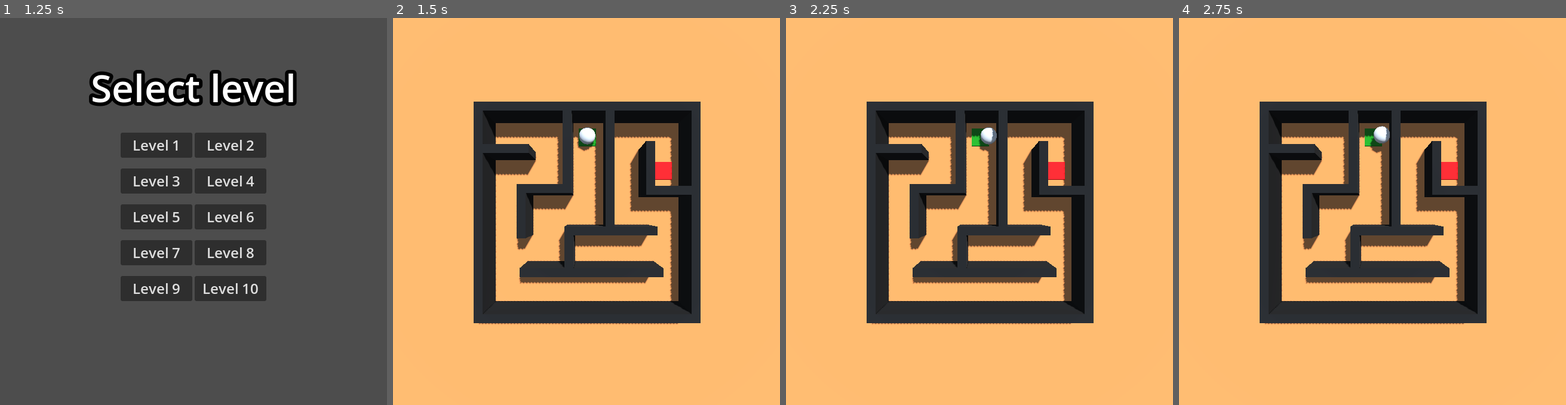
Above: before the commit, frames 1-4 (left to right).
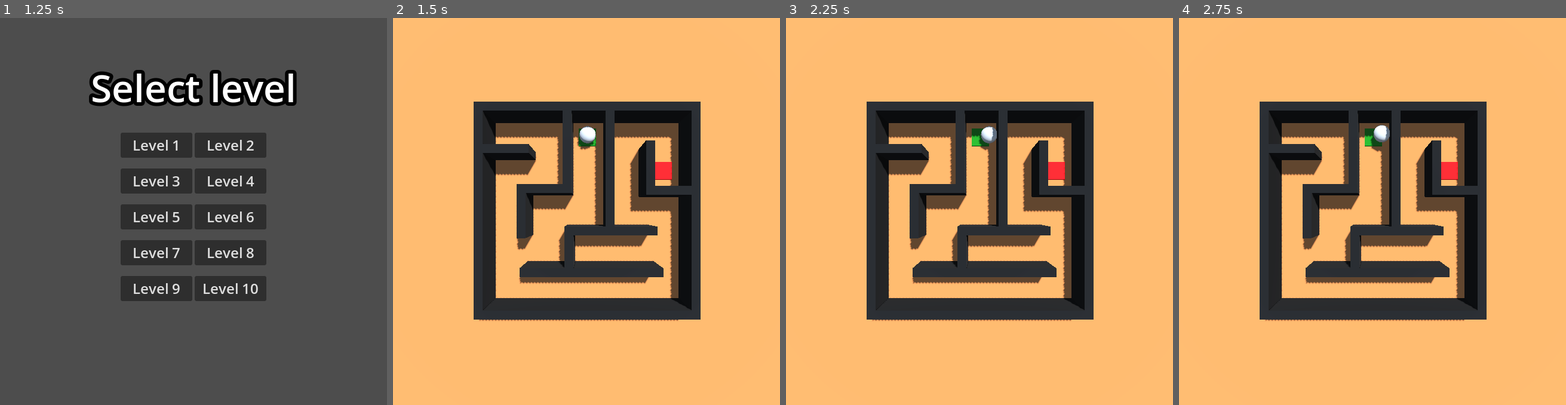
Above: after the commit, the same moments.

Repository: tautminas/sphere-in-a-maze
Game: Godot game, scene res://Menu/main_menu.tscn
The game is run twice, just before and just after one commit, with the same random seed, the same clock (stepped at 60 frames per second) and the same inputs.
Inputs:
- Up to frame 1 (1.25 s): click "Start Game" at 0.5 s
- Up to frame 2 (1.5 s): click "Level 1" at 1.25 s
- Up to frame 3 (2.25 s): tap Enter at 2 s; hold Right (right) from 2.03 s (still down)
- Up to frame 4 (2.75 s): keep holding Right (right); tap Space (jump) at 2.27 s

Frame 1 is identical in both runs. In frame 2, 1.2% of the frame differs, in the area x 20-80%, y 27-80%; in frame 3, 1.2%; in frame 4, 1.2%.

Commit message:
Beautify the maze of first three levels

Diff:
--- a/Level/level_1.tscn
+++ b/Level/level_1.tscn
@@ -73,7 +73,7 @@
 transform = Transform3D(1, 0, 0, 0, -4.37114e-08, 1, 0, -1, -4.37114e-08, 0, 16, 0)
 
 [node name="Player" parent="." instance=ExtResource("1_ouy0f")]
-transform = Transform3D(1, 0, 0, 0, 1, 0, 0, 0, 1, 0.046, 0.6, -4.617)
+transform = Transform3D(1, 0, 0, 0, 1, 0, 0, 0, 1, 0.067, 0.6, -4.68)
 
 [node name="MazeImage" type="Sprite3D" parent="."]
 transform = Transform3D(15, 0, 0, 0, -6.55671e-07, -15, 0, 15, -6.55671e-07, 0, 0.5, 0)
@@ -101,13 +101,13 @@
 material = SubResource("StandardMaterial3D_2ppxr")
 
 [node name="Wall12" type="CSGBox3D" parent="Walls"]
-transform = Transform3D(1, 0, 0, 0, 1, 0, 0, 0, 1, -3.6231, 1, -0.0156798)
+transform = Transform3D(1, 0, 0, 0, 1, 0, 0, 0, 1, -3.6231, 1, -0.0228226)
 use_collision = true
 size = Vector3(0.5, 2, 3)
 material = SubResource("StandardMaterial3D_2ppxr")
 
 [node name="Wall13" type="CSGBox3D" parent="Walls"]
-transform = Transform3D(1, 0, 0, 0, 1, 0, 0, 0, 1, 3.55848, 1, -2.41432)
+transform = Transform3D(1, 0, 0, 0, 1, 0, 0, 0, 1, 3.55848, 1, -2.44836)
 use_collision = true
 size = Vector3(0.5, 2, 3)
 material = SubResource("StandardMaterial3D_2ppxr")
@@ -125,15 +125,15 @@
 material = SubResource("StandardMaterial3D_lee3d")
 
 [node name="Wall3" type="CSGBox3D" parent="Walls"]
-transform = Transform3D(-4.37114e-08, 0, 1, 0, 1, 0, -1, 0, -4.37114e-08, 0.0170627, 1, 5.95052)
+transform = Transform3D(-4.37114e-08, 0, 1, 0, 1, 0, -1, 0, -4.37114e-08, 0.0535796, 1, 5.74264)
 use_collision = true
-size = Vector3(0.5, 2, 12.6)
+size = Vector3(0.5, 2, 12.5)
 material = SubResource("StandardMaterial3D_svvog")
 
 [node name="Wall4" type="CSGBox3D" parent="Walls"]
 transform = Transform3D(-4.37114e-08, 0, 1, 0, 1, 0, -1, 0, -4.37114e-08, 0.0347297, 1, -5.85)
 use_collision = true
-size = Vector3(0.5, 2, 12.6)
+size = Vector3(0.5, 2, 12.62)
 material = SubResource("StandardMaterial3D_67d5s")
 
 [node name="Wall5" type="CSGBox3D" parent="Walls"]
--- a/Level/level_2.tscn
+++ b/Level/level_2.tscn
@@ -44,13 +44,13 @@
 material = SubResource("StandardMaterial3D_0q7et")
 
 [node name="StartPad" type="CSGBox3D" parent="."]
-transform = Transform3D(1, 0, 0, 0, 1, 0, 0, 0, 1, 0.87179, 0.05, -6.436)
+transform = Transform3D(1, 0, 0, 0, 1, 0, 0, 0, 1, 1.20909, 0.05, -6.14891)
 use_collision = true
 size = Vector3(1.1, 0.1, 1.1)
 material = SubResource("StandardMaterial3D_hvt0v")
 
 [node name="EndPad" type="CSGBox3D" parent="." groups=["Goal"]]
-transform = Transform3D(1, 0, 0, 0, 1, 0, 0, 0, 1, -1.12837, 0.05, 6.32006)
+transform = Transform3D(1, 0, 0, 0, 1, 0, 0, 0, 1, -1.30473, 0.05, 5.79518)
 use_collision = true
 size = Vector3(1.1, 0.1, 1.1)
 material = SubResource("StandardMaterial3D_4n4e1")
@@ -61,7 +61,7 @@
 transform = Transform3D(1, 0, 0, 0, -4.37114e-08, 1, 0, -1, -4.37114e-08, 0, 16, 0)
 
 [node name="Player" parent="." instance=ExtResource("2_2dkny")]
-transform = Transform3D(1, 0, 0, 0, 1, 0, 0, 0, 1, 0.863664, 0.6, -6.34691)
+transform = Transform3D(1, 0, 0, 0, 1, 0, 0, 0, 1, 1.209, 0.6, -6.149)
 
 [node name="MazeImage" type="Sprite3D" parent="."]
 transform = Transform3D(15, 0, 0, 0, -6.55671e-07, -15, 0, 15, -6.55671e-07, 0, 0.5, 0)
@@ -77,7 +77,7 @@
 material = SubResource("StandardMaterial3D_2ppxr")
 
 [node name="Wall14" type="CSGBox3D" parent="Walls"]
-transform = Transform3D(1, 0, 0, 0, 1, 0, 0, 0, 1, -4.79361, 1, 0)
+transform = Transform3D(1, 0, 0, 0, 1, 0, 0, 0, 1, -4.79361, 1, 0.0215394)
 use_collision = true
 size = Vector3(0.5, 2, 5.5)
 material = SubResource("StandardMaterial3D_2ppxr")
@@ -95,37 +95,37 @@
 material = SubResource("StandardMaterial3D_2ppxr")
 
 [node name="Wall17" type="CSGBox3D" parent="Walls"]
-transform = Transform3D(1, 0, 0, 0, 1, 0, 0, 0, 1, -0.0146852, 1, -4.70139)
-use_collision = true
-size = Vector3(0.5, 2, 5)
+transform = Transform3D(1, 0, 0, 0, 1, 0, 0, 0, 1, -0.0146852, 1, -4.92766)
+use_collision = true
+size = Vector3(0.5, 2, 5.3)
 material = SubResource("StandardMaterial3D_2ppxr")
 
 [node name="Wall18" type="CSGBox3D" parent="Walls"]
-transform = Transform3D(1, 0, 0, 0, 1, 0, 0, 0, 1, 4.60896, 1, -5.72247)
+transform = Transform3D(1, 0, 0, 0, 1, 0, 0, 0, 1, 4.60896, 1, -5.94718)
 use_collision = true
 size = Vector3(0.5, 2, 3)
 material = SubResource("StandardMaterial3D_2ppxr")
 
 [node name="Wall19" type="CSGBox3D" parent="Walls"]
-transform = Transform3D(1, 0, 0, 0, 1, 0, 0, 0, 1, 4.60896, 1, -0.905546)
+transform = Transform3D(1, 0, 0, 0, 1, 0, 0, 0, 1, 4.60896, 1, -0.934486)
 use_collision = true
 size = Vector3(0.5, 2, 3)
 material = SubResource("StandardMaterial3D_2ppxr")
 
 [node name="Wall20" type="CSGBox3D" parent="Walls"]
-transform = Transform3D(1, 0, 0, 0, 1, 0, 0, 0, 1, 4.60896, 1, 5.7664)
+transform = Transform3D(1, 0, 0, 0, 1, 0, 0, 0, 1, 4.60896, 1, 5.7153)
 use_collision = true
 size = Vector3(0.5, 2, 3)
 material = SubResource("StandardMaterial3D_2ppxr")
 
 [node name="Wall21" type="CSGBox3D" parent="Walls"]
-transform = Transform3D(1, 0, 0, 0, 1, 0, 0, 0, 1, -0.0834937, 1, 5.7664)
+transform = Transform3D(1, 0, 0, 0, 1, 0, 0, 0, 1, -0.0834937, 1, 5.76629)
 use_collision = true
 size = Vector3(0.5, 2, 3)
 material = SubResource("StandardMaterial3D_2ppxr")
 
 [node name="Wall22" type="CSGBox3D" parent="Walls"]
-transform = Transform3D(1, 0, 0, 0, 1, 0, 0, 0, 1, 2.51386, 1.00739, -3.37168)
+transform = Transform3D(1, 0, 0, 0, 1, 0, 0, 0, 1, 2.51386, 1.00739, -3.52983)
 use_collision = true
 size = Vector3(0.5, 2, 3)
 material = SubResource("StandardMaterial3D_2ppxr")
@@ -145,13 +145,13 @@
 [node name="Wall3" type="CSGBox3D" parent="Walls"]
 transform = Transform3D(-4.37114e-08, 0, 1, 0, 1, 0, -1, 0, -4.37114e-08, 0.219312, 1, 7.02109)
 use_collision = true
-size = Vector3(0.5, 2, 14.5)
+size = Vector3(0.5, 2, 14.55)
 material = SubResource("StandardMaterial3D_2ppxr")
 
 [node name="Wall4" type="CSGBox3D" parent="Walls"]
-transform = Transform3D(-4.37114e-08, 0, 1, 0, 1, 0, -1, 0, -4.37114e-08, 0.219312, 1, -7.53304)
-use_collision = true
-size = Vector3(0.5, 2, 14.5)
+transform = Transform3D(-4.37114e-08, 0, 1, 0, 1, 0, -1, 0, -4.37114e-08, 0.23458, 1, -7.48018)
+use_collision = true
+size = Vector3(0.5, 2, 14.56)
 material = SubResource("StandardMaterial3D_2ppxr")
 
 [node name="Wall5" type="CSGBox3D" parent="Walls"]
@@ -161,7 +161,7 @@
 material = SubResource("StandardMaterial3D_2ppxr")
 
 [node name="Wall6" type="CSGBox3D" parent="Walls"]
-transform = Transform3D(-4.37114e-08, 0, 1, 0, 1, 0, -1, 0, -4.37114e-08, -2.41608, 1, 2.51737)
+transform = Transform3D(-4.37114e-08, 0, 1, 0, 1, 0, -1, 0, -4.37114e-08, -2.41608, 1, 2.5193)
 use_collision = true
 size = Vector3(0.5, 2, 5)
 material = SubResource("StandardMaterial3D_2ppxr")
@@ -179,31 +179,31 @@
 material = SubResource("StandardMaterial3D_2ppxr")
 
 [node name="Wall9" type="CSGBox3D" parent="Walls"]
-transform = Transform3D(-4.37114e-08, 0, 1, 0, 1, 0, -1, 0, -4.37114e-08, -1.02389, 1, 4.68434)
+transform = Transform3D(-4.37114e-08, 0, 1, 0, 1, 0, -1, 0, -4.37114e-08, -1.07881, 1, 4.52247)
 use_collision = true
 size = Vector3(0.5, 2, 2.5)
 material = SubResource("StandardMaterial3D_2ppxr")
 
 [node name="Wall10" type="CSGBox3D" parent="Walls"]
-transform = Transform3D(-4.37114e-08, 0, 1, 0, 1, 0, -1, 0, -4.37114e-08, -5.88201, 1, 4.68434)
+transform = Transform3D(-4.37114e-08, 0, 1, 0, 1, 0, -1, 0, -4.37114e-08, -5.75396, 1, 4.68434)
 use_collision = true
 size = Vector3(0.5, 2, 2.5)
 material = SubResource("StandardMaterial3D_2ppxr")
 
 [node name="Wall11" type="CSGBox3D" parent="Walls"]
-transform = Transform3D(-4.37114e-08, 0, 1, 0, 1, 0, -1, 0, -4.37114e-08, -5.88201, 1, -4.75214)
+transform = Transform3D(-4.37114e-08, 0, 1, 0, 1, 0, -1, 0, -4.37114e-08, -5.68789, 1, -4.75214)
 use_collision = true
 size = Vector3(0.5, 2, 2.5)
 material = SubResource("StandardMaterial3D_2ppxr")
 
 [node name="Wall12" type="CSGBox3D" parent="Walls"]
-transform = Transform3D(-4.37114e-08, 0, 1, 0, 1, 0, -1, 0, -4.37114e-08, 1.15422, 1, 0.258314)
+transform = Transform3D(-4.37114e-08, 0, 1, 0, 1, 0, -1, 0, -4.37114e-08, 1.20756, 1, 0.258314)
 use_collision = true
 size = Vector3(0.5, 2, 2.5)
 material = SubResource("StandardMaterial3D_2ppxr")
 
 [node name="Wall13" type="CSGBox3D" parent="Walls"]
-transform = Transform3D(-4.37114e-08, 0, 1, 0, 1, 0, -1, 0, -4.37114e-08, -1.13721, 1, -2.53655)
-use_collision = true
-size = Vector3(0.5, 2, 2.5)
-material = SubResource("StandardMaterial3D_2ppxr")
+transform = Transform3D(-4.37114e-08, 0, 1, 0, 1, 0, -1, 0, -4.37114e-08, -1.15787, 1, -2.52798)
+use_collision = true
+size = Vector3(0.5, 2, 2.77)
+material = SubResource("StandardMaterial3D_2ppxr")
--- a/Level/level_3.tscn
+++ b/Level/level_3.tscn
@@ -44,13 +44,13 @@
 material = SubResource("StandardMaterial3D_0q7et")
 
 [node name="StartPad" type="CSGBox3D" parent="."]
-transform = Transform3D(1, 0, 0, 0, 1, 0, 0, 0, 1, -0.00539818, 0.05, -7.50386)
+transform = Transform3D(1, 0, 0, 0, 1, 0, 0, 0, 1, 0.0727392, 0.05, -7.25533)
 use_collision = true
 size = Vector3(1.1, 0.1, 1.1)
 material = SubResource("StandardMaterial3D_hvt0v")
 
 [node name="EndPad" type="CSGBox3D" parent="." groups=["Goal"]]
-transform = Transform3D(1, 0, 0, 0, 1, 0, 0, 0, 1, -0.015, 0.05, 7.345)
+transform = Transform3D(1, 0, 0, 0, 1, 0, 0, 0, 1, -0.015, 0.05, 7.15712)
 use_collision = true
 size = Vector3(1.1, 0.1, 1.1)
 material = SubResource("StandardMaterial3D_4n4e1")
@@ -61,7 +61,7 @@
 transform = Transform3D(1, 0, 0, 0, -4.37114e-08, 1, 0, -1, -4.37114e-08, 0, 16, 0)
 
 [node name="Player" parent="." instance=ExtResource("2_a8f8f")]
-transform = Transform3D(1, 0, 0, 0, 1, 0, 0, 0, 1, 0.046, 0.6, -7.40963)
+transform = Transform3D(1, 0, 0, 0, 1, 0, 0, 0, 1, 0.073, 0.6, -7.255)
 
 [node name="MazeImage" type="Sprite3D" parent="."]
 transform = Transform3D(15, 0, 0, 0, -6.55671e-07, -15, 0, 15, -6.55671e-07, 0, 0.5, 0)
@@ -71,27 +71,27 @@
 [node name="Walls" type="Node" parent="."]
 
 [node name="Wall1" type="CSGBox3D" parent="Walls"]
-transform = Transform3D(1, 0, 0, 0, 1, 0, 0, 0, 1, -8.54858, 1.007, -0.0797756)
-use_collision = true
-size = Vector3(0.5, 2, 17)
+transform = Transform3D(1, 0, 0, 0, 1, 0, 0, 0, 1, -8.50558, 1.007, -0.0797756)
+use_collision = true
+size = Vector3(0.5, 2, 16.95)
 material = SubResource("StandardMaterial3D_2ppxr")
 
 [node name="Wall5" type="CSGBox3D" parent="Walls"]
-transform = Transform3D(-4.37114e-08, 0, 1, 0, 1, 0, -1, 0, -4.37114e-08, 0.0659704, 1.007, -8.36559)
-use_collision = true
-size = Vector3(0.5, 2, 17)
+transform = Transform3D(-4.37114e-08, 0, 1, 0, 1, 0, -1, 0, -4.37114e-08, 0.052, 1, -8.313)
+use_collision = true
+size = Vector3(0.5, 2, 17.2)
 material = SubResource("StandardMaterial3D_2ppxr")
 
 [node name="Wall6" type="CSGBox3D" parent="Walls"]
-transform = Transform3D(-4.37114e-08, 0, 1, 0, 1, 0, -1, 0, -4.37114e-08, 0.0659704, 1.007, 8.31262)
-use_collision = true
-size = Vector3(0.5, 2, 17)
+transform = Transform3D(-4.37114e-08, 0, 1, 0, 1, 0, -1, 0, -4.37114e-08, -0.059, 1, 8.313)
+use_collision = true
+size = Vector3(0.5, 2, 17.4)
 material = SubResource("StandardMaterial3D_2ppxr")
 
 [node name="Wall7" type="CSGBox3D" parent="Walls"]
-transform = Transform3D(-4.37114e-08, 0, 1, 0, 1, 0, -1, 0, -4.37114e-08, 2.44806, 1.007, 0.974473)
-use_collision = true
-size = Vector3(0.5, 2, 6.92969)
+transform = Transform3D(-4.37114e-08, 0, 1, 0, 1, 0, -1, 0, -4.37114e-08, 2.355, 1, 0.97)
+use_collision = true
+size = Vector3(0.5, 2, 7)
 material = SubResource("StandardMaterial3D_2ppxr")
 
 [node name="Wall8" type="CSGBox3D" parent="Walls"]
@@ -107,25 +107,25 @@
 material = SubResource("StandardMaterial3D_2ppxr")
 
 [node name="Wall10" type="CSGBox3D" parent="Walls"]
-transform = Transform3D(-4.37114e-08, 0, 1, 0, 1, 0, -1, 0, -4.37114e-08, -3.56047, 1.00569, -3.54336)
+transform = Transform3D(-4.37114e-08, 0, 1, 0, 1, 0, -1, 0, -4.37114e-08, -3.382, 1.00569, -3.54336)
 use_collision = true
 size = Vector3(0.5, 2, 5)
 material = SubResource("StandardMaterial3D_2ppxr")
 
 [node name="Wall15" type="CSGBox3D" parent="Walls"]
-transform = Transform3D(-4.37114e-08, 0, 1, 0, 1, 0, -1, 0, -4.37114e-08, 7.05179, 1.00569, -1.30037)
+transform = Transform3D(-4.37114e-08, 0, 1, 0, 1, 0, -1, 0, -4.37114e-08, 6.97554, 1.00569, -1.30037)
 use_collision = true
 size = Vector3(0.5, 2, 2.5)
 material = SubResource("StandardMaterial3D_2ppxr")
 
 [node name="Wall16" type="CSGBox3D" parent="Walls"]
-transform = Transform3D(-4.37114e-08, 0, 1, 0, 1, 0, -1, 0, -4.37114e-08, -4.66536, 1.00569, 5.97661)
+transform = Transform3D(-4.37114e-08, 0, 1, 0, 1, 0, -1, 0, -4.37114e-08, -4.63552, 1.00569, 5.97661)
 use_collision = true
 size = Vector3(0.5, 2, 2.5)
 material = SubResource("StandardMaterial3D_2ppxr")
 
 [node name="Wall17" type="CSGBox3D" parent="Walls"]
-transform = Transform3D(-4.37114e-08, 0, 1, 0, 1, 0, -1, 0, -4.37114e-08, -1.88617, 1.00569, 3.46878)
+transform = Transform3D(-4.37114e-08, 0, 1, 0, 1, 0, -1, 0, -4.37114e-08, -2.25955, 1.00569, 3.5266)
 use_collision = true
 size = Vector3(0.5, 2, 2.5)
 material = SubResource("StandardMaterial3D_2ppxr")
@@ -143,21 +143,21 @@
 material = SubResource("StandardMaterial3D_2ppxr")
 
 [node name="Wall11" type="CSGBox3D" parent="Walls"]
-transform = Transform3D(1, 0, 0, 0, 1, 0, 0, 0, 1, 5.69932, 1.00568, -3.48349)
+transform = Transform3D(1, 0, 0, 0, 1, 0, 0, 0, 1, 5.98033, 1.00568, -3.56366)
 use_collision = true
 size = Vector3(0.5, 2, 5)
 material = SubResource("StandardMaterial3D_2ppxr")
 
 [node name="Wall12" type="CSGBox3D" parent="Walls"]
-transform = Transform3D(1, 0, 0, 0, 1, 0, 0, 0, 1, 1.0819, 1.00568, -3.48349)
+transform = Transform3D(1, 0, 0, 0, 1, 0, 0, 0, 1, 1.10867, 1.00568, -3.48349)
 use_collision = true
 size = Vector3(0.5, 2, 5)
 material = SubResource("StandardMaterial3D_2ppxr")
 
 [node name="Wall13" type="CSGBox3D" parent="Walls"]
-transform = Transform3D(1, 0, 0, 0, 1, 0, 0, 0, 1, 6.00381, 1.00568, 3.38376)
-use_collision = true
-size = Vector3(0.5, 2, 5)
+transform = Transform3D(1, 0, 0, 0, 1, 0, 0, 0, 1, 5.944, 1, 3.42)
+use_collision = true
+size = Vector3(0.5, 2, 5.4)
 material = SubResource("StandardMaterial3D_2ppxr")
 
 [node name="Wall14" type="CSGBox3D" parent="Walls"]
@@ -167,7 +167,7 @@
 material = SubResource("StandardMaterial3D_2ppxr")
 
 [node name="Wall19" type="CSGBox3D" parent="Walls"]
-transform = Transform3D(1, 0, 0, 0, 1, 0, 0, 0, 1, -3.04626, 1.00568, 4.71721)
+transform = Transform3D(1, 0, 0, 0, 1, 0, 0, 0, 1, -3.25956, 1.00568, 4.97593)
 use_collision = true
 size = Vector3(0.5, 2, 2.5)
 material = SubResource("StandardMaterial3D_2ppxr")
@@ -185,15 +185,15 @@
 material = SubResource("StandardMaterial3D_2ppxr")
 
 [node name="Wall2" type="CSGBox3D" parent="Walls"]
-transform = Transform3D(1, 0, 0, 0, 1, 0, 0, 0, 1, 8.40454, 1, 0)
+transform = Transform3D(1, 0, 0, 0, 1, 0, 0, 0, 1, 8.39645, 1, 0.0237172)
 use_collision = true
 size = Vector3(0.5, 2, 17)
 material = SubResource("StandardMaterial3D_2ppxr")
 
 [node name="Wall3" type="CSGBox3D" parent="Walls"]
-transform = Transform3D(1, 0, 0, 0, 1, 0, 0, 0, 1, 3.80874, 1, -1.98786)
-use_collision = true
-size = Vector3(0.5, 2, 12)
+transform = Transform3D(1, 0, 0, 0, 1, 0, 0, 0, 1, 3.80874, 1, -2.03005)
+use_collision = true
+size = Vector3(0.5, 2, 12.5)
 material = SubResource("StandardMaterial3D_2ppxr")
 
 [node name="Wall4" type="CSGBox3D" parent="Walls"]
